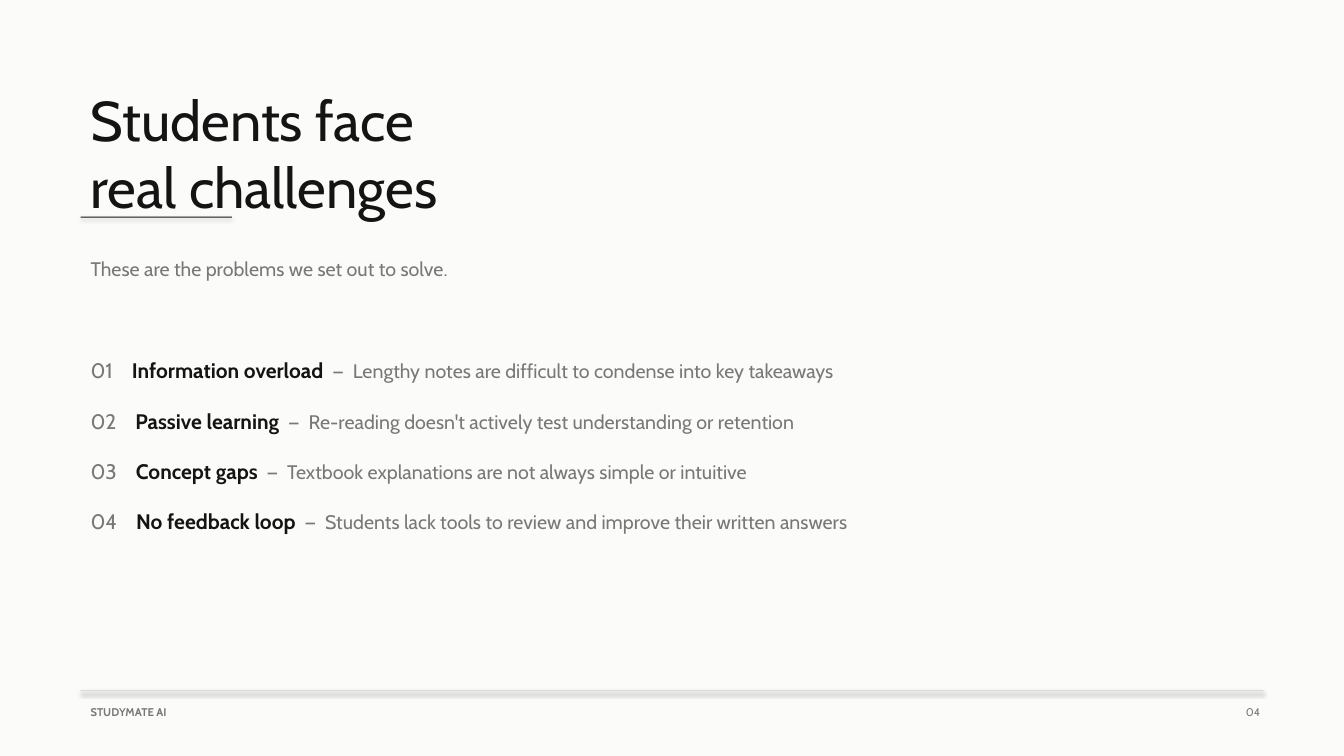
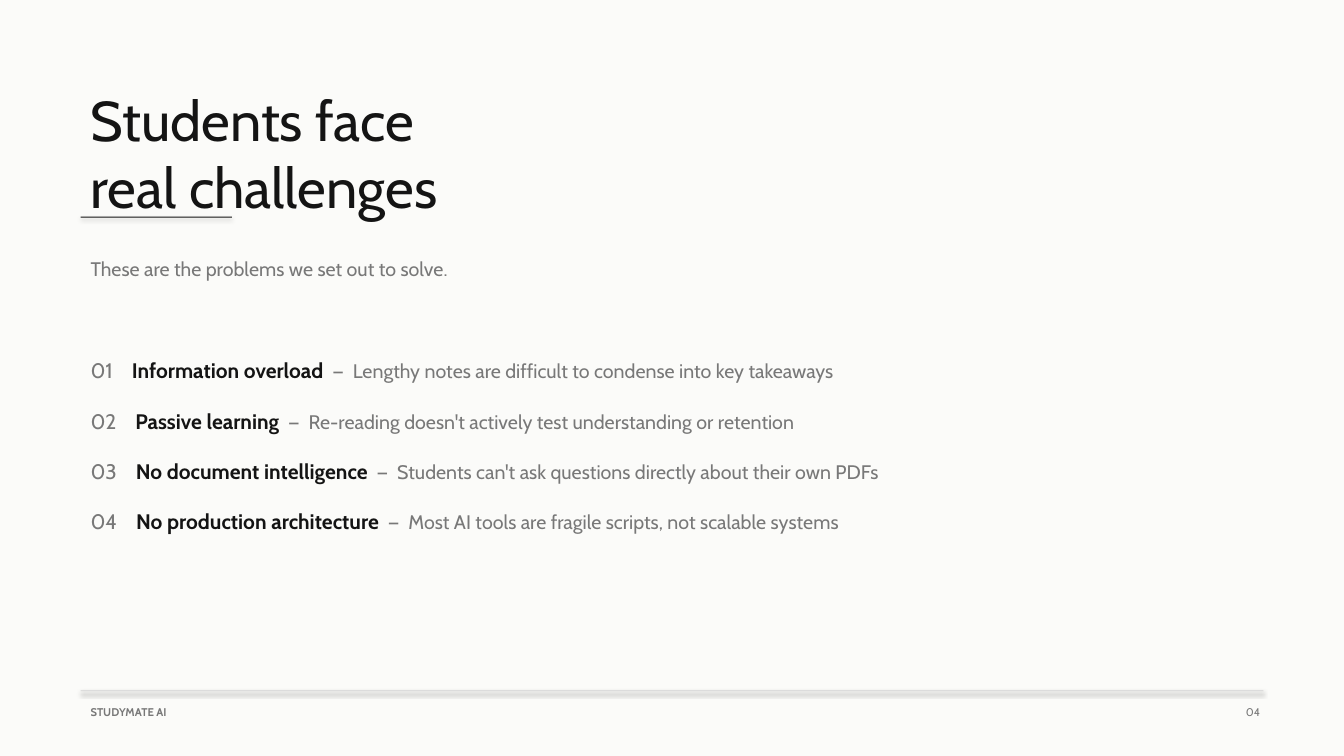
Before and after one commit to Pavanyamanuru-30/studymate-ai, a slide deck: slide 4 of StudyMate_AI_Presentation.pptx. Drawn at 1344x756 pixels with LibreOffice and Linux fonts; fonts in the diff are those of the drawing. Boxes give left, top, right and bottom in pixels: in the first picture for what was removed or moved away, otherwise in the second. Text is boxed around its words. In the diff, an @@ line names an element or a change of style, - is before the commit and + after.

```diff
--- a/StudyMate_AI_Presentation.pptx
+++ b/StudyMate_AI_Presentation.pptx
@@ text at [91,463,878,534]: text changed @@
-03 Concept gaps — Textbook explanations are not always simple or intuitive
-04 No feedback loop — Students lack tools to review and improve their written answers
+03 No document intelligence — Students can't ask questions directly about their own PDFs
+04 No production architecture — Most AI tools are fragile scripts, not scalable systems
```
Also in this commit, not shown: 7 other slides changed, 6 slides added, 4 slides removed, 1 other file.
